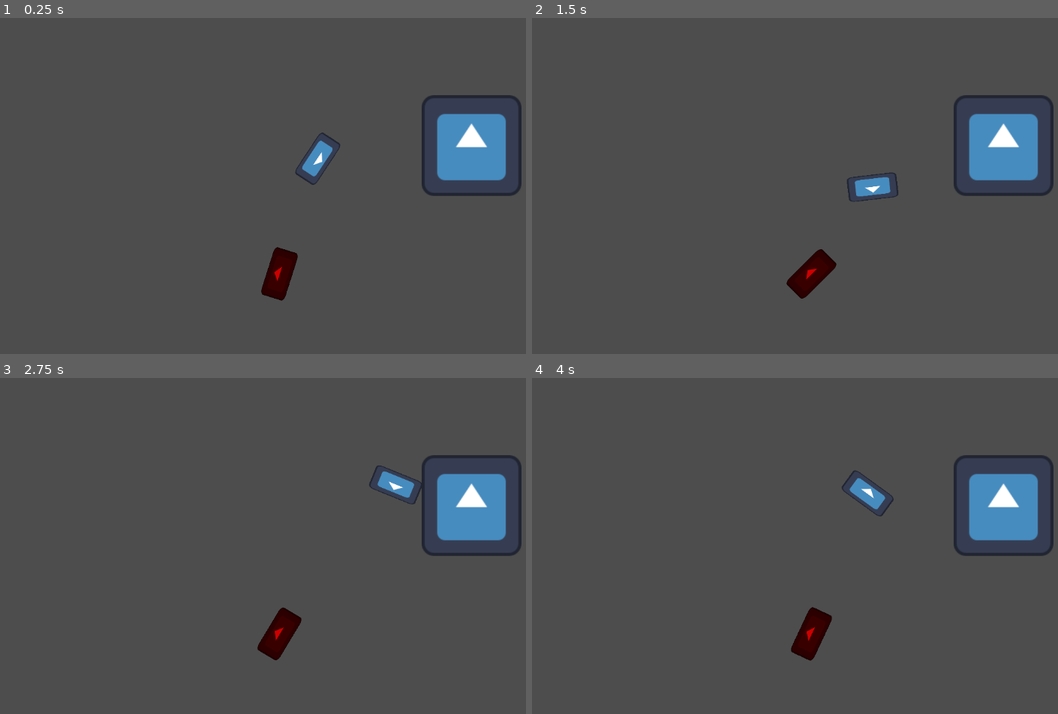
Above: before the commit, frames 1-4 (two rows, left to right).
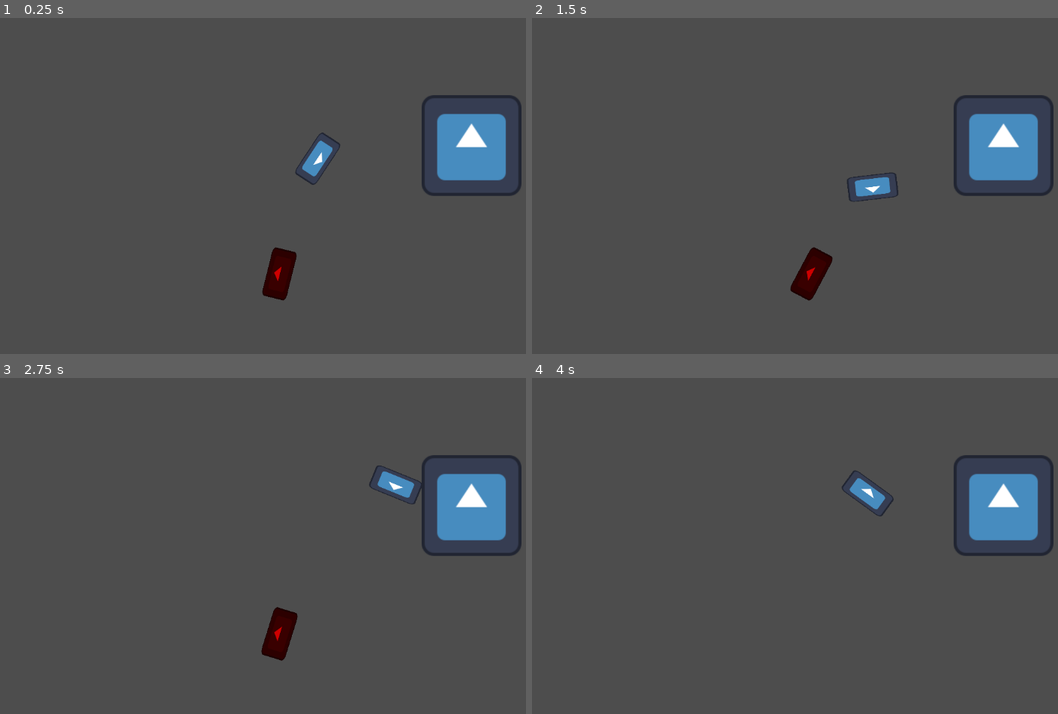
Above: after the commit, the same moments.

Repository: EzraPsh/FischeGame
Game: Godot game, scene res://MainScene.tscn
Same seed, same stepped clock (60 frames per second), same inputs: the game is played once before the commit and once after it. The engine's default icon, where the game draws it, is replaced by a stand-in: a white triangle on a blue panel in a dark square.
Inputs (mouse positions are in pixels of both pictures, inside the frame that each line leads up to):
- Up to frame 1 (0.25 s): no input
- Up to frame 2 (1.5 s): tap Enter at 0.5 s; move the mouse to (963, 169) at 0.52 s; hold D (right) 0.53-1.28 s; click (963, 169) at 0.67 s; move the mouse to (710, 202) at 1.27 s; hold S (down) from 1.28 s (still down); click (710, 202) at 1.42 s
- Up to frame 3 (2.75 s): move the mouse to (357, 472) at 2.02 s; release S (down) at 2.03 s; hold D (right) from 2.03 s (still down); click (357, 472) at 2.17 s
- Up to frame 4 (4 s): move the mouse to (800, 613) at 2.77 s; release D (right) at 2.78 s; hold W (up) 2.78-3.53 s; click (800, 613) at 2.92 s; move the mouse to (1010, 596) at 3.52 s; hold A (left) from 3.53 s (still down); click (1010, 596) at 3.67 s

The runs differ from the first frame. In frame 1, less than 0.1% of the frame differs, in the area x 49-57%, y 68-85%; in frame 2, 0.2%; in frame 3, 0.2%; in frame 4, 0.7%, in the area x 49-58%, y 68-85%.

Commit message:
Added stun feature to archer

Diff:
--- a/ArcherFish.tscn
+++ b/ArcherFish.tscn
@@ -1,12 +1,99 @@
-[gd_scene load_steps=6 format=3 uid="uid://byq6cjju2jjl5"]
+[gd_scene load_steps=12 format=3 uid="uid://byq6cjju2jjl5"]
 
 [ext_resource type="Script" path="res://ArcherFishSM.gd" id="1_dj754"]
 [ext_resource type="Texture2D" uid="uid://tvt7lw41jfmk" path="res://icon.svg" id="1_dlggg"]
 [ext_resource type="PackedScene" uid="uid://cu45kgvhbq8aw" path="res://EnemyBullet.tscn" id="2_47h3l"]
 [ext_resource type="Script" path="res://ArcherFishState/ArcherDefaultState.gd" id="3_urnuk"]
+[ext_resource type="Script" path="res://ArcherFishState/ArcherStunState.gd" id="5_cta5x"]
 
 [sub_resource type="RectangleShape2D" id="RectangleShape2D_7t8r5"]
 size = Vector2(64, 32)
+
+[sub_resource type="Animation" id="Animation_7mhiw"]
+length = 0.001
+tracks/0/type = "value"
+tracks/0/imported = false
+tracks/0/enabled = true
+tracks/0/path = NodePath("Icon:modulate")
+tracks/0/interp = 1
+tracks/0/loop_wrap = true
+tracks/0/keys = {
+"times": PackedFloat32Array(0),
+"transitions": PackedFloat32Array(1),
+"update": 0,
+"values": [Color(0.807843, 0, 0, 1)]
+}
+
+[sub_resource type="Animation" id="Animation_b2xp7"]
+resource_name = "attack_state"
+loop_mode = 1
+tracks/0/type = "value"
+tracks/0/imported = false
+tracks/0/enabled = true
+tracks/0/path = NodePath("Icon:modulate")
+tracks/0/interp = 1
+tracks/0/loop_wrap = true
+tracks/0/keys = {
+"times": PackedFloat32Array(0, 1),
+"transitions": PackedFloat32Array(1, 1),
+"update": 0,
+"values": [Color(0.807843, 0, 0, 1), Color(0.807843, 0, 0, 1)]
+}
+tracks/1/type = "method"
+tracks/1/imported = false
+tracks/1/enabled = true
+tracks/1/path = NodePath(".")
+tracks/1/interp = 1
+tracks/1/loop_wrap = true
+tracks/1/keys = {
+"times": PackedFloat32Array(0),
+"transitions": PackedFloat32Array(1),
+"values": [{
+"args": [],
+"method": &"shoot"
+}]
+}
+
+[sub_resource type="Animation" id="Animation_i8m3l"]
+resource_name = "idle_state"
+length = 5.0
+loop_mode = 1
+tracks/0/type = "value"
+tracks/0/imported = false
+tracks/0/enabled = true
+tracks/0/path = NodePath("Icon:modulate")
+tracks/0/interp = 1
+tracks/0/loop_wrap = true
+tracks/0/keys = {
+"times": PackedFloat32Array(0, 5),
+"transitions": PackedFloat32Array(1, 1),
+"update": 0,
+"values": [Color(0.807843, 0, 0, 1), Color(0.807843, 0, 0, 1)]
+}
+
+[sub_resource type="Animation" id="Animation_1ku51"]
+resource_name = "stun_state"
+length = 5.0
+tracks/0/type = "value"
+tracks/0/imported = false
+tracks/0/enabled = true
+tracks/0/path = NodePath("Icon:modulate")
+tracks/0/interp = 1
+tracks/0/loop_wrap = true
+tracks/0/keys = {
+"times": PackedFloat32Array(0, 5),
+"transitions": PackedFloat32Array(1, 1),
+"update": 0,
+"values": [Color(0.807843, 0, 0, 1), Color(0.807843, 0, 0, 1)]
+}
+
+[sub_resource type="AnimationLibrary" id="AnimationLibrary_r77a3"]
+_data = {
+"RESET": SubResource("Animation_7mhiw"),
+"attack_state": SubResource("Animation_b2xp7"),
+"idle_state": SubResource("Animation_i8m3l"),
+"stun_state": SubResource("Animation_1ku51")
+}
 
 [node name="ArcherFish" type="RigidBody2D" node_paths=PackedStringArray("fish_state")]
 collision_layer = 3
@@ -30,5 +117,18 @@
 
 [node name="State" type="Node" parent="."]
 
-[node name="ArcherDefault" type="Node" parent="State"]
+[node name="ArcherDefault" type="Node" parent="State" node_paths=PackedStringArray("archer_anim", "stun_state")]
 script = ExtResource("3_urnuk")
+archer_anim = NodePath("../../AnimationPlayer")
+stun_state = NodePath("../ArcherStun")
+
+[node name="ArcherStun" type="Node" parent="State" node_paths=PackedStringArray("default_state")]
+script = ExtResource("5_cta5x")
+default_state = NodePath("../ArcherDefault")
+
+[node name="StunTimer" type="Timer" parent="State/ArcherStun"]
+
+[node name="AnimationPlayer" type="AnimationPlayer" parent="."]
+libraries = {
+"": SubResource("AnimationLibrary_r77a3")
+}
--- a/ArcherFishSM.gd
+++ b/ArcherFishSM.gd
@@ -6,19 +6,31 @@
 @export var fish : Node
 @export var bullet : PackedScene
 var look_dir : Vector2 = Vector2()
+var move_dir : Vector2 = Vector2()
 
 func _ready():
 	fish_state.enter(self)
 
 func _physics_process(delta):
 	fish_state.phys_update(self)
+	move_and_collide(move_dir)
 
 func _process(delta):
 	fish_state.update(self)
 
 func lookat_player():
-	look_dir = lerp(look_dir, fish.global_position, 0.1)
+	look_dir = lerp(look_dir, fish.global_position, 0.01)
 	look_at(look_dir)
 
 func shoot():
-	pass
+	print("shoot")
+
+func slow_down_mult(mult : float):
+	move_dir = lerp(move_dir, Vector2(0,0), mult)
+
+func take_hit(hitpos : Vector2):
+	fish_state.take_hit(self, hitpos)
+	super(hitpos)
+
+func move_fish(dir : Vector2):
+	move_dir = dir
--- a/ArcherFishState/ArcherDefaultState.gd
+++ b/ArcherFishState/ArcherDefaultState.gd
@@ -1,19 +1,30 @@
 class_name ArcherDefault
 extends BaseArcherState
 
+@export var archer_anim : AnimationPlayer
+@export var stun_state : ArcherStun
+
 func enter(state_machine : ArcherFishSM):
+	print(state_machine.look_dir)
 	pass
 
 func update(state_machine : ArcherFishSM):
 	state_machine.lookat_player()
 
 	if state_machine.look_dir.distance_to(state_machine.fish.global_position) <= 50:
-		#print("shoot!")
-		pass
+		archer_anim.play("attack_state")
+	else:
+		archer_anim.play("idle_state")
 
 func phys_update(state_machine : ArcherFishSM):
-	pass
+	state_machine.slow_down_mult(0.2)
 
 
 func exit(state_machine : ArcherFishSM):
 	pass
+
+func take_hit(state_machine : ArcherFishSM, hitpos : Vector2):
+	var force_dir = (state_machine.global_position - hitpos).normalized()
+	state_machine.move_fish(force_dir * 10)
+	state_machine.fish_state = stun_state
+	stun_state.enter(state_machine)
--- /dev/null
+++ b/ArcherFishState/ArcherStunState.gd
@@ -0,0 +1,28 @@
+class_name ArcherStun
+extends BaseArcherState
+
+@export var default_state : ArcherDefault
+@onready var stun_timer : Timer = $StunTimer
+
+func enter(state_machine : ArcherFishSM):
+
+	stun_timer.stop()
+	stun_timer.start()
+
+	state_machine.apply_torque_impulse(7)
+
+	await stun_timer.timeout
+
+	exit(state_machine)
+	state_machine.fish_state = default_state
+	default_state.enter(state_machine)
+
+func update(state_machine : ArcherFishSM):
+	print(state_machine.transform.x)
+	pass
+
+func phys_update(state_machine : ArcherFishSM):
+	state_machine.slow_down_mult(0.05)
+
+func exit(state_machine : ArcherFishSM):
+	state_machine.look_dir = state_machine.transform.x
--- a/Destructable.gd
+++ b/Destructable.gd
@@ -3,7 +3,7 @@
 
 @export var health : int
 
-func take_hit():
+func take_hit(hitpos : Vector2):
 	health -= 1
 	if health <= 0:
 		queue_free()
--- a/MainScene.tscn
+++ b/MainScene.tscn
@@ -21,4 +21,5 @@
 
 [node name="RigidBody2D" parent="." node_paths=PackedStringArray("fish") instance=ExtResource("3_psd5m")]
 position = Vector2(-26, 113)
+inertia = 1.0
 fish = NodePath("../Fish")
--- a/PlayerAttack.gd
+++ b/PlayerAttack.gd
@@ -7,7 +7,7 @@
 
 func _on_body_entered(body):
 	if enabled && body is Destructable:
-		body.take_hit()
+		body.take_hit(global_position)
 		attack_hit.emit()
 		enabled = false
 
--- a/PlayerState/FishDashState.gd
+++ b/PlayerState/FishDashState.gd
@@ -14,7 +14,6 @@
 
 	await dash_len.timeout
 
-	print("changing")
 	exit(state_machine)
 	state_machine.fish_state = move_state
 
@@ -23,12 +22,6 @@
 
 func phys_update(state_machine : FishStateMachine):
 	state_machine.slow_down_mult(0.1)
-
-	#if state_machine.velocity.length() <= 300:
-	#print("changing")
-	#exit(state_machine)
-	#state_machine.fish_state = move_state
-
 
 func exit(state_machine : FishStateMachine):
 	state_machine.attack_area.reset()
